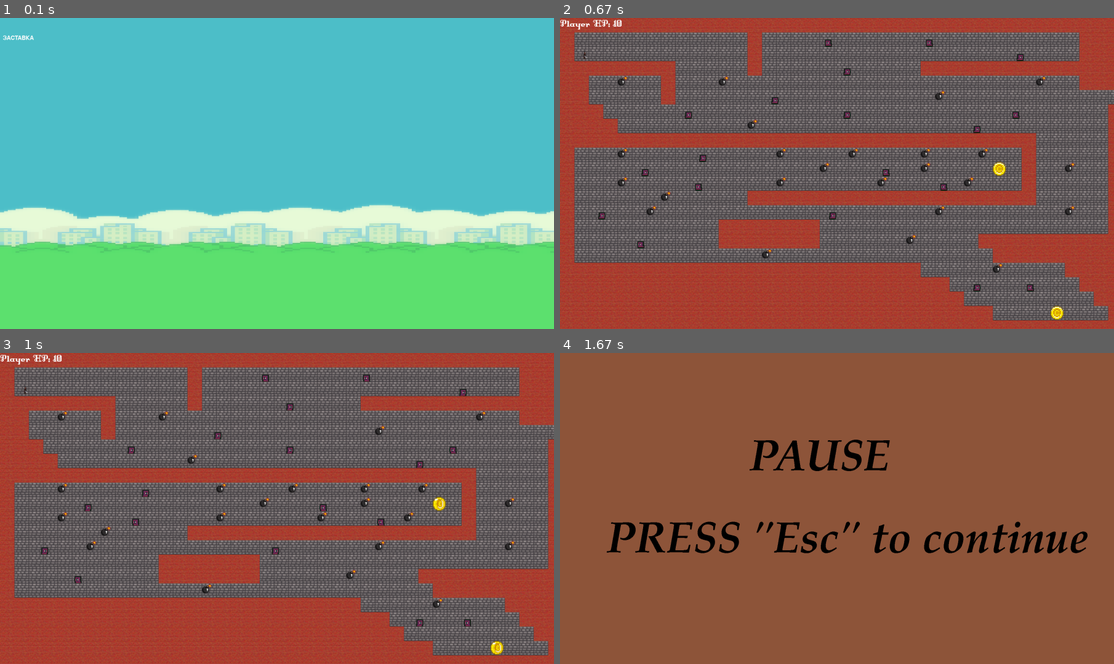
Above: before the commit, frames 1-4 (two rows, left to right).
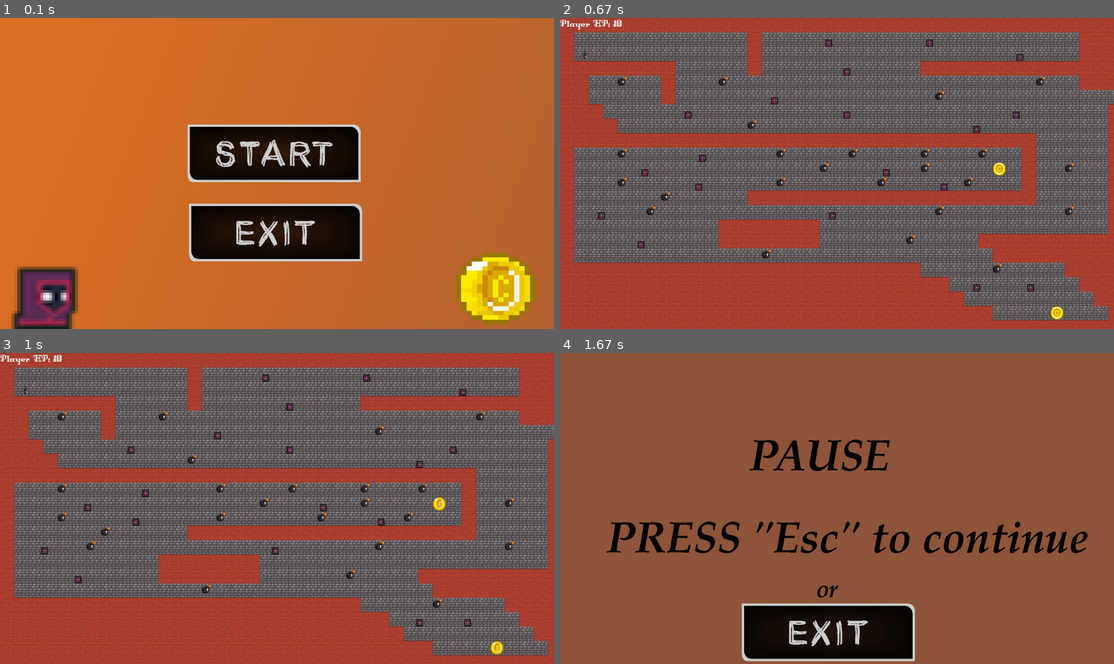
Above: after the commit, the same moments.

Repository: ArtSN7/PyGame-Project
Game: pygame game, started from main_one.py
Two runs of this game, one before a commit and one after it. Both use one fixed random seed, a clock stepped at 60 frames per second and the inputs below.
Inputs (mouse positions are in pixels of both pictures, inside the frame that each line leads up to):
- Up to frame 1 (0.1 s): no input
- Up to frame 2 (0.67 s): click (831, 151) at 0.38 s
- Up to frame 3 (1 s): hold Right from 0.67 s (still down); move the mouse to (254, 524) at 0.7 s
- Up to frame 4 (1.67 s): release Right at 1.13 s; tap Esc at 1.17 s; click (825, 632) at 1.55 s

The runs differ from the first frame. In frame 1, 100% of the frame differs, in the area x 0-100%, y 0-100%; in frame 2, 0.3%; in frame 3, 0.2%; in frame 4, 5.9%.

Commit message:
final version of it

Diff:
--- a/data/level1.txt
+++ /dev/null
@@ -1,10 +0,0 @@
-.....#......
-....#.#.....
-...#...#....
-..#.....#...
-.#...@...#..
-..#.....#...
-...#...#....
-....#.#.....
-.....#......
-............
--- a/data/level2.txt
+++ /dev/null
@@ -1,7 +0,0 @@
-@#########
-..#....###
-#.#.##.###
-#...#..###
-#####.####
-#####.....
-##########
--- a/main_one.py
+++ b/main_one.py
@@ -1,10 +1,17 @@
+import sys
+
 import room_with_en
 
 
 
 
-room_with_en.go()
-print('done')
+if room_with_en.start_screen() == 'play':
+    if room_with_en.go() == 'win':
+        print('win')
+    elif room_with_en.go() == 'exit':
+        print('exit')
+else:
+    sys.exit()
 #if preview.choise(1) == 'new game':
 #   if flappy_bird.go() == 'win to menu':
 #       preview.choise(2)
--- a/room_with_en.py
+++ b/room_with_en.py
@@ -62,54 +62,44 @@
 
 
 def start_screen():
-    intro_text = ["ЗАСТАВКА"]
+    pygame.mouse.set_visible(True)
 
     fon = pygame.transform.scale(load_image('fon.png'), (WIDTH, HEIGHT))
     screen.blit(fon, (0, 0))
-    font = pygame.font.Font(None, 30)
-    text_coord = 50
-    for line in intro_text:
-        string_rendered = font.render(line, True, pygame.Color('white'))
-        intro_rect = string_rendered.get_rect()
-        text_coord += 10
-        intro_rect.top = text_coord
-        intro_rect.x = 10
-        text_coord += intro_rect.height
-        screen.blit(string_rendered, intro_rect)
+
+    run = True
+    znach = ''
+
+    while run:
+        for event in pygame.event.get():
+            if event.type == pygame.QUIT:
+                terminate()
+            elif event.type == pygame.MOUSEBUTTONDOWN:
+                x, y = pygame.mouse.get_pos()
+                if 650 <= x <= 1250 and 370 <= y <= 560:
+                    znach = 'play'
+                    run = False
+                elif 650 <= x <= 1250 and 650 <= y <= 840:
+                    znach = 'back'
+                    run = False
+
+        pygame.display.flip()
+        clock.tick(FPS)
+
+    return znach
+
+
+def end_screen():
+    fon = load_image('end.png')
+    screen.blit(fon, (0, 0))
 
     while True:
         for event in pygame.event.get():
             if event.type == pygame.QUIT:
                 terminate()
-            elif event.type == pygame.KEYDOWN or \
-                    event.type == pygame.MOUSEBUTTONDOWN:
+            elif event.type == pygame.KEYDOWN or event.type == pygame.MOUSEBUTTONDOWN:
                 return
-        pygame.display.flip()
-        clock.tick(FPS)
-
-
-def end_screen():
-    intro_text = ["КОНЦОВКА"]
-    fon = load_image('fon.png')
-    screen.blit(fon, (0, 0))
-    font = pygame.font.Font(None, 30)
-    text_coord = 50
-    for line in intro_text:
-        string_rendered = font.render(line, True, pygame.Color('white'))
-        intro_rect = string_rendered.get_rect()
-        text_coord += 10
-        intro_rect.top = text_coord
-        intro_rect.x = 10
-        text_coord += intro_rect.height
-        screen.blit(string_rendered, intro_rect)
-
-    while True:
-        for event in pygame.event.get():
-            if event.type == pygame.QUIT:
-                terminate()
-            elif event.type == pygame.KEYDOWN or \
-                    event.type == pygame.MOUSEBUTTONDOWN:
-                return
+
         pygame.display.flip()
         clock.tick(FPS)
 
@@ -512,6 +502,11 @@
 
                     if event.type == pygame.KEYDOWN and event.key == pygame.K_ESCAPE:
                         pause = pause * -1
+
+                    if event.type == pygame.MOUSEBUTTONDOWN:
+                        x, y = pygame.mouse.get_pos()
+                        if 630 <= x <= 1230 and 870 <= y <= 1070:
+                            return 'exit'
             else:
                 for event in pygame.event.get():
 
@@ -628,6 +623,8 @@
             win = False
             moved_once = False
 
+    return 'win'
+
 
 game_over = False
 player, level_x, level_y, player_pos = generate_level(level)
@@ -636,7 +633,6 @@
 x += 15
 y *= tile_height
 y += 5
-start_screen()
 mon_change_dir = False
 running = True
 pygame.mouse.set_visible(False)
Binary file removed: data/car2.png
Binary file added: data/end.png
Binary file changed: data/fon.png
Binary file removed: data/gameover.png
Binary file removed: data/ground.png
Binary file removed: data/mar.png
Binary file changed: data/pause.png
Binary file removed: data/pipe.png
Binary file removed: data/player.png
Binary file removed: data/rock-monster.png
Binary file removed: data/start.webp
Binary file removed: data/starting_fon.jpg
